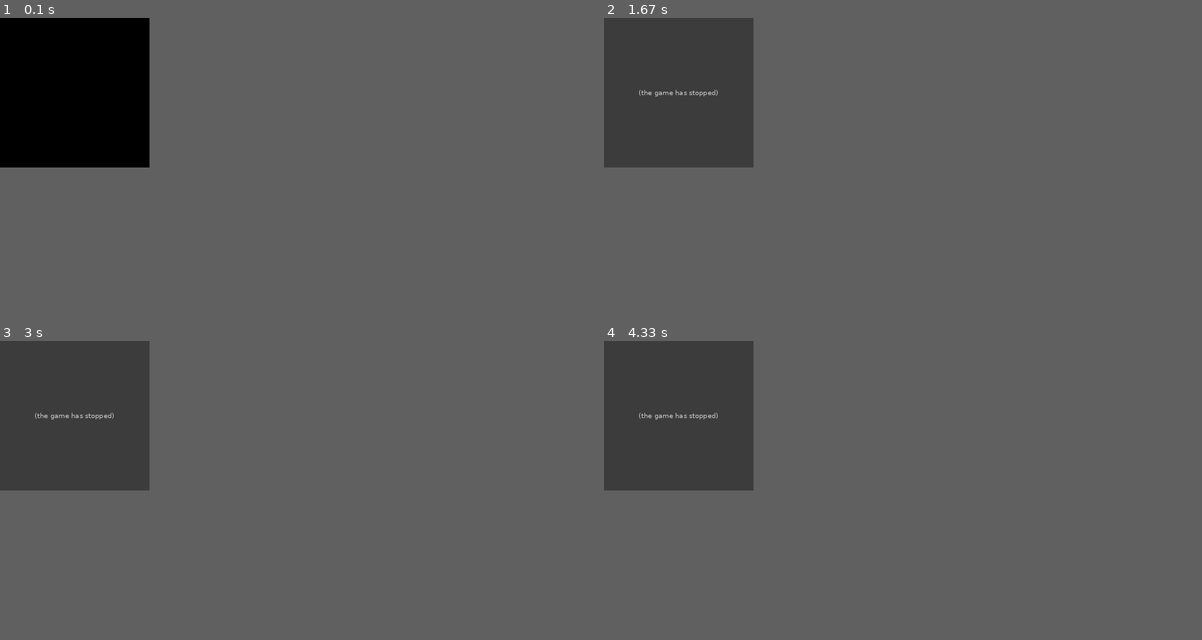
Above: before the commit, frames 1-4 (two rows, left to right).
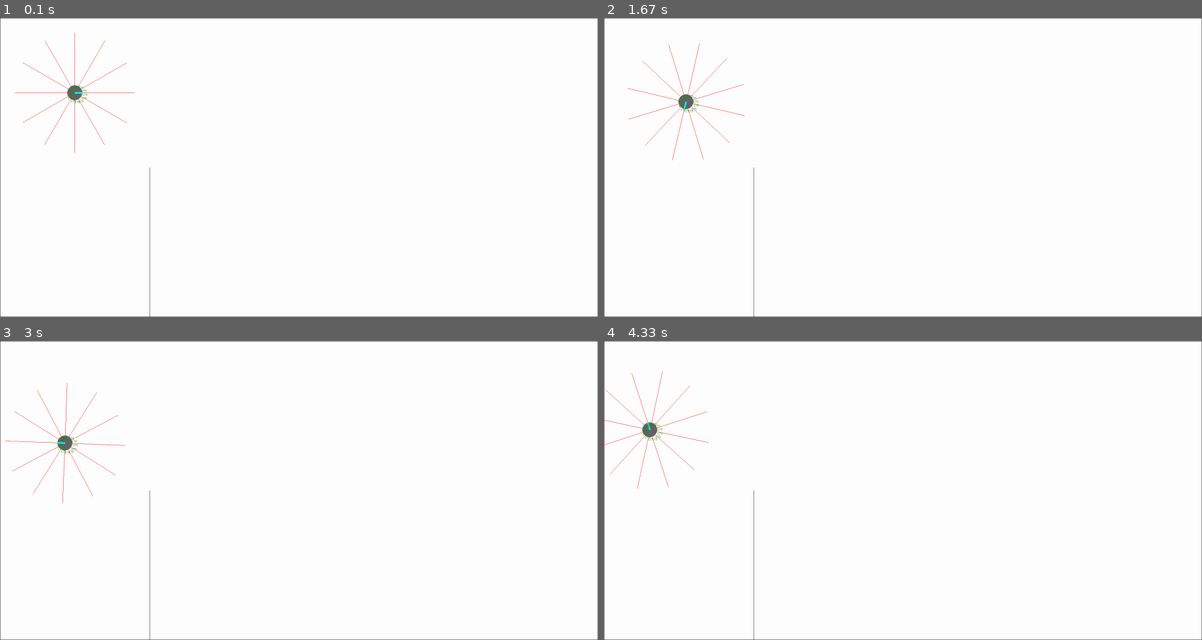
Above: after the commit, the same moments.

Repository: eduardosanchezg/robotsimARS
Game: pygame game, started from main_pygame.py
Two runs of this game, one before a commit and one after it. Both use one fixed random seed, a clock stepped at 60 frames per second and the inputs below.
Inputs:
- Up to frame 1 (0.1 s): no input
- Up to frame 2 (1.67 s): hold W 0.33-0.8 s; hold S 0.83-1.13 s; hold W 1.17-1.53 s; hold S from 1.57 s (still down)
- Up to frame 3 (3 s): tap T at 1.72, 2.78 s; release S at 1.93 s; hold W 1.97-2.27 s; tap G at 2.12 s; hold S 2.3-2.6 s; hold W from 2.63 s (still down)
- Up to frame 4 (4.33 s): release W at 3 s; hold S 3.03-3.4 s; tap G at 3.18, 4.25 s; hold W 3.43-3.73 s; hold S 3.77-4.07 s; tap T at 3.92 s; hold W from 4.1 s (still down)
In our replay, the window is 225x225 before the commit and 900x450 after it. These sizes can differ from the game's own. Grey fills any space a smaller window leaves; there, only what the larger window draws over its background counts as a difference.

The runs differ from the first frame. In frame 1, 13% of the frame differs, in the area x 0-100%, y 0-100%; in frame 2, 13%; in frame 3, 13%; in frame 4, 13%.
Error before the commit: ValueError: setting an array element with a sequence. The requested array has an inhomogeneo...; the game stopped at 0.4 s (later frames are placeholders)

Commit message:
Collision handling

Diff:
--- a/environment.py
+++ b/environment.py
@@ -4,15 +4,74 @@
     grid = [] #binary 2d array
 
     def __init__(self, dimx, dimy):
+        self.lines = []
+        self.grid = [[0 for y in range(dimy)] for x in range(dimx)]
+        self.add_line(0,0,dimx-1,0)
+        self.add_line(0,0,0,-dimy+1)
+        self.add_line(dimx-1,0,dimx-1,-dimy+1)
+        self.add_line(0,-dimy+1,dimx-1,-dimy+1)
+        # for i in range(0, dimx):
+        #     for j in range(0, dimy):
+        #         new.append(0)
+        #     self.grid.append(new)
+        #     new = []
 
-        new = []
-        for i in range(0, dimx):
-            for j in range(0, dimy):
-                new.append(0)
-            self.grid.append(new)
-            new = []
+        # for i in range(0, dimx):
+        #     for j in range(0, dimy):
+        #         if i == 0 or j == 0 or i == dimx-1 or j == dimy-1:
+        #             self.grid[i][j] = 1
 
-        for i in range(0, dimx):
-            for j in range(0, dimy):
-                if i == 0 or j == 0 or i == dimx-1 or j == dimy-1:
-                    self.grid[i][j] = 1
+
+    def add_line(self, x0, y0, x1, y1):
+        self.lines.append([x0,y0,x1,y1])
+        if abs(y1 - y0) < abs(x1 - x0):
+            if x0 > x1:
+                return self.plotLineLow(x1, y1, x0, y0)
+            else:
+                return self.plotLineLow(x0, y0, x1, y1)
+        else:
+            if y0 > y1:
+                return self.plotLineHigh(x1, y1, x0, y0)
+            else:
+                return self.plotLineHigh(x0, y0, x1, y1)
+
+
+    def plotLineLow(self, x0, y0, x1, y1):
+        dx = x1 - x0
+        dy = y1 - y0
+        yi = 1
+        if dy < 0:
+            yi = -1
+            dy = -dy
+        D = 2*dy - dx
+        y = y0
+        for x in range (int(x0), int(x1)):
+            if x < 0 or x > len(self.grid) or y < 0 or y > -len(self.grid):
+                pass
+            else:
+                print(x,y)
+                self.grid[x][y] = 1
+            if D > 0:
+                   y = y + yi
+                   D = D - 2*dx
+            D = D + 2*dy
+
+    def plotLineHigh(self, x0, y0, x1, y1):
+        dx = x1 - x0
+        dy = y1 - y0
+        xi = 1
+        if dx < 0:
+            xi = -1
+            dx = -dx
+        D = 2*dx - dy
+        x = x0
+        for y in range (int(y0), int(y1)):
+            if x < 0 or x > len(self.grid) or y < 0 or y > len(self.grid):
+                pass
+            else:
+                print(x,y)
+                self.grid[x][y] = 1
+            if D > 0:
+                   x = x + xi
+                   D = D - 2*dy
+            D = D + 2*dx
--- a/main_pygame.py
+++ b/main_pygame.py
@@ -4,13 +4,16 @@
 import pygame.locals
 import environment, robot
 
+env_width = 2000
+env_height = 1000
 
-environment = environment.Environment(500,500)
-robot = robot.Robot(environment,250,-250,0.,50)
+environment = environment.Environment(env_width, env_height)
+environment.add_line(500, -500, 500, -1000)
+robot = robot.Robot(environment,250,-250,0.,25)
 
 pygame.init()
 pygame.display.set_caption("ARS Robot Simulation")
-screen = pygame.display.set_mode((500,500))
+screen = pygame.display.set_mode((env_width, env_height))
 screen.fill((255, 255, 255))
 
 run = True
@@ -18,7 +21,7 @@
 
 while run:
 
-    pygame.time.delay(100)
+    pygame.time.delay(10)
 
     for event in pygame.event.get():
         if event.type == pygame.QUIT:
@@ -44,16 +47,16 @@
     #next_simulation_step
     robot.time_step(1)
     screen.fill((255,255,255))
-    for i in range(0,500):
-        for j in range(0,500):
-            if environment.grid[i][j] == 1:
-                pygame.draw.rect(screen,(0,0,0),[i,j,1,1],1)
+    # for i in range(0, env_height):
+    #     for j in range(0, env_height):
+    #         if environment.grid[i][j] == 1:
+    #             pygame.draw.rect(screen,(0,0,0),[i,j,1,1],0)
+    for line in environment.lines:
+        pygame.draw.line(screen, (0,0,0), (line[0], -line[1]), (line[2], -line[3]))
     pygame.draw.circle(screen,(100,100,100), (int(robot.pos[0]),-int(robot.pos[1])),robot.radius)
     x = robot.pos[0] + math.cos(robot.pos[2]) * robot.radius
     y = -robot.pos[1] - math.sin(robot.pos[2]) * robot.radius
     pygame.draw.line(screen,(0,255,255),(robot.pos[0],-robot.pos[1]),(x,y),5)
-
-    sprite = pygame.sprite.Sprite()
 
 
     font = pygame.font.SysFont('Sans', 10)
--- a/robot.py
+++ b/robot.py
@@ -13,7 +13,7 @@
         self.environment = environment
         self.pos = np.array([posX, posY, orientation])
         self.radius = radius
-        self.velocity = np.array([0, 0])
+        self.velocity = np.array([0., 0.])
         # Sensor format: [range, x, y]
         self.sensors = np.zeros((12, 3))
         self.refresh_sensors()
@@ -30,22 +30,52 @@
     # @author: Tobias Bauer
     # Calculate movement of the robot in dt timesteps
     def time_step(self, dt):
-        #print(self.pos)
-        #print(self.velocity)
+        print(self.pos)
+        collision_points = self.check_for_collision()
         if self.velocity[0] == self.velocity[1]:
-            self.pos += (self.velocity[0] + self.velocity[1]) * np.array([math.cos(self.pos[2]), math.sin(self.pos[2]), 0])
-            self.refresh_sensors()
-            return
-        R = (self.radius) * (np.sum(self.velocity)) / (np.diff(self.velocity))
-        w = np.diff(self.velocity)/(2 * self.radius)
-        transform = np.array([[math.cos(w*dt), -math.sin(w*dt), 0],
-                              [math.sin(w*dt), math.cos(w*dt), 0],
-                              [0,0,1]])
-        icc = np.array([self.pos[0] - R*math.sin(self.pos[2]), self.pos[1] + R*math.cos(self.pos[2]), 0])
-        #print(icc)
-        self.pos = np.dot(transform, (self.pos-icc))
-        self.pos += icc + np.array([0,0,w*dt])
+            v = (self.velocity[0]) * np.array([math.cos(self.pos[2]), math.sin(self.pos[2]), 0])
+        else:
+            R = (self.radius) * (np.sum(self.velocity)) / float(np.diff(self.velocity))
+            w = float(np.diff(self.velocity))/(2 * self.radius)
+            transform = np.array([[math.cos(w*dt), -math.sin(w*dt), 0],
+                                [math.sin(w*dt), math.cos(w*dt), 0],
+                                [0,0,1]])
+            icc = np.array([self.pos[0] - R*math.sin(self.pos[2]), self.pos[1] + R*math.cos(self.pos[2]), 0])
+            pos_new = np.dot(transform, (self.pos-icc))
+            pos_new += icc + np.array([0,0,w*dt])
+            v = pos_new - self.pos
+
+        for collision_point in collision_points[1]:
+            if np.dot(v, np.append(collision_point[0],0)) >= 0:
+                v1 = np.append(collision_point[1],0)
+                v = np.dot(v,v1) / np.dot(v1,v1) * v1
+        print(self.pos)
+        print(v)
+        self.pos += v
         self.refresh_sensors()
+
+    def check_for_collision(self):
+        Q = self.pos[:2]
+        r = float(self.radius)
+        collisions = []
+        for line in self.environment.lines:
+            P1 = np.array(line[:2])
+            V = np.array(line[2:]) - P1
+            a = V.dot(V)
+            b = 2 * V.dot(P1 - Q)
+            c = P1.dot(P1) + Q.dot(Q) - 2 * P1.dot(Q) - r**2
+            disc = b**2 - 4 * a * c
+            if disc < 0:
+                continue
+            sqrt_disc = math.sqrt(disc)
+            t1 = (-b + sqrt_disc) / (2 * a)
+            t2 = (-b - sqrt_disc) / (2 * a)
+            if not (0 <= t1 <= 1 or 0 <= t2 <= 1):
+                continue
+            t = max(0, min(1, - b / (2 * a)))
+            collisions.append(((P1 + t * V)-Q, V))
+        return len(collisions) > 0, collisions
+
 
     def refresh_sensors(self):
         for i in range(12):
@@ -86,9 +116,9 @@
         D = 2*dy - dx
         y = y0
         for x in range (int(x0), int(x1)):
-            if x < 0 or x > len(self.environment.grid) or y > 0 or y < -len(self.environment.grid):
+            if x < 0 or x >= len(self.environment.grid) or y > 0 or y <= -len(self.environment.grid):
                 pass
-            elif self.environment.grid[int(x)][int(y)] == 1:
+            elif self.environment.grid[int(x)][-int(y)] == 1:
                 return (math.sqrt(((self.pos[0] - x)**2) + (self.pos[1] - y)**2), x, y)
             if D > 0:
                    y = y + yi
@@ -106,9 +136,9 @@
         D = 2*dx - dy
         x = x0
         for y in range (int(y0), int(y1)):
-            if x < 0 or x > len(self.environment.grid) or y > 0 or y < -len(self.environment.grid):
+            if x < 0 or x >= len(self.environment.grid) or y > 0 or y <= -len(self.environment.grid):
                 pass
-            elif self.environment.grid[int(x)][int(y)] == 1:
+            elif self.environment.grid[int(x)][-int(y)] == 1:
                     return (math.sqrt(((self.pos[0] - x)**2) + (self.pos[1] - y)**2), x, y)
             if D > 0:
                    x = x + xi
